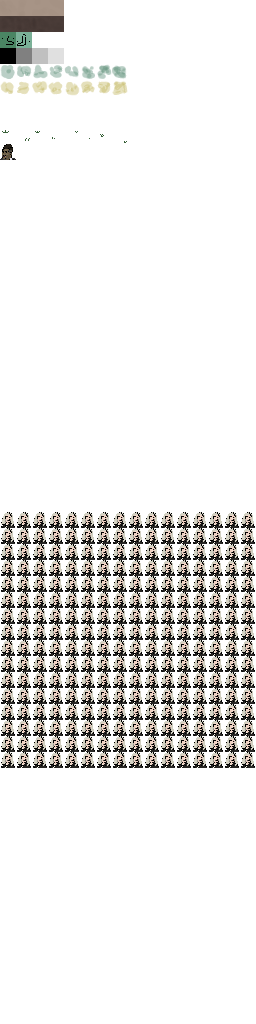
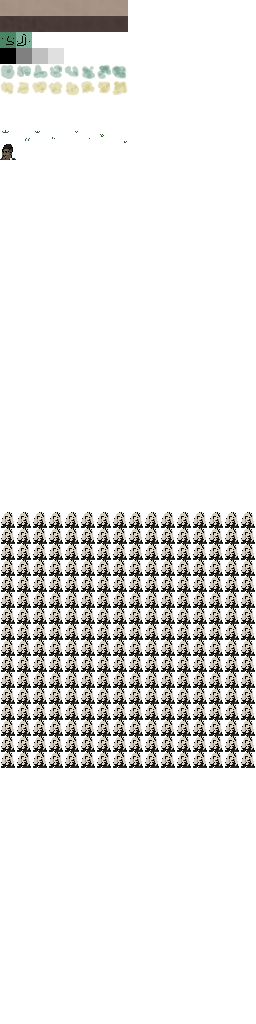
Layer changes from the first 256x1024 image to the second:
painted on "background" over [64,0,128,32]
